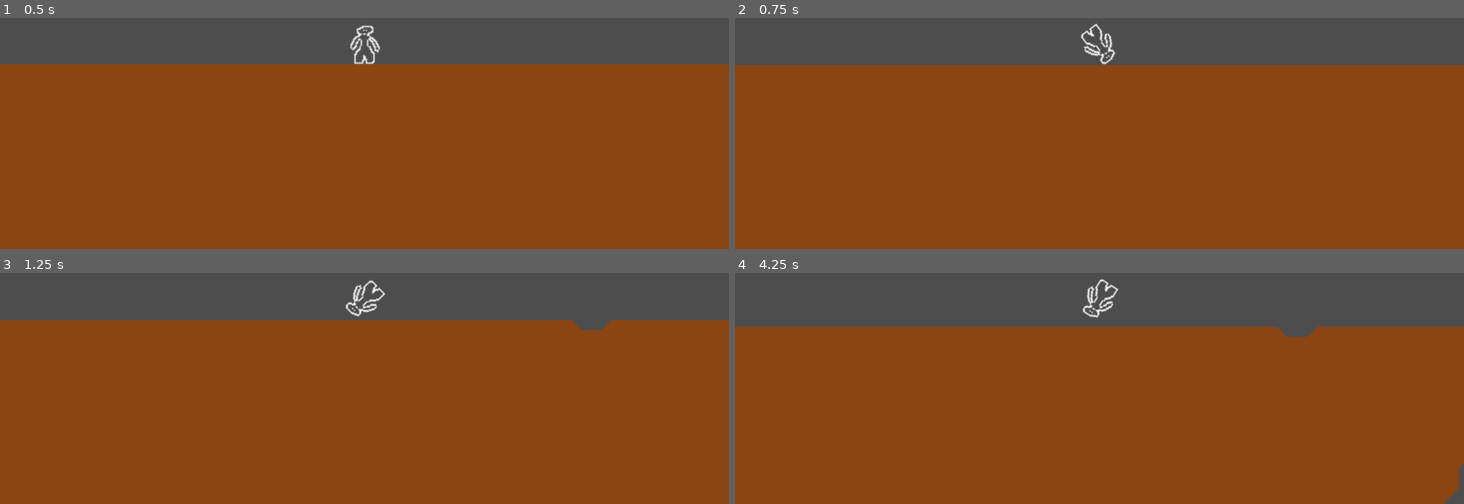
Above: before the commit, frames 1-4 (two rows, left to right).
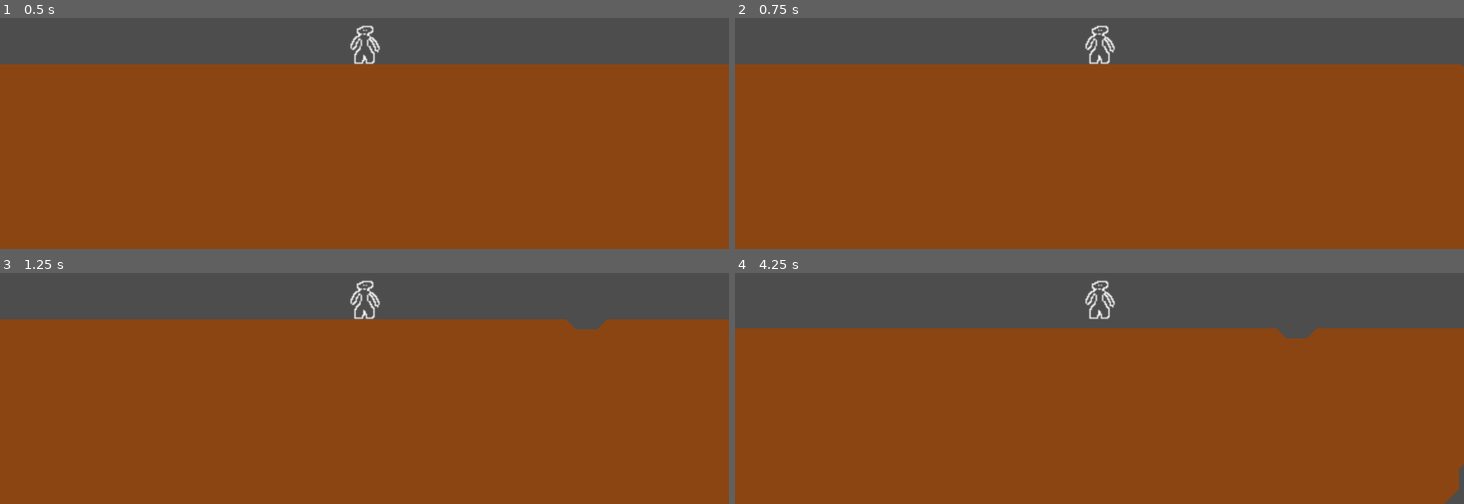
Above: after the commit, the same moments.

Repository: bingecraft-net/sandbox
Game: Godot game, scene res://marching_squares_demo.tscn
The game is run twice, just before and just after one commit, with the same random seed, the same clock (stepped at 60 frames per second) and the same inputs.
Inputs:
- Up to frame 1 (0.5 s): no input
- Up to frame 2 (0.75 s): tap Enter at 0.5 s; hold Right (ui_right) from 0.53 s (still down)
- Up to frame 3 (1.25 s): keep holding Right (ui_right)
- Up to frame 4 (4.25 s): release Right (ui_right) at 1.28 s; hold Down (ui_down) 1.28-2.03 s; tap Space at 2 s; hold Right (ui_right) 2.03-2.78 s; hold Up (ui_up) 2.78-3.53 s; hold Left (ui_left) from 3.53 s (still down)

Frame 1 is identical in both runs. In frame 2, 0.8% of the frame differs, in the area x 0-100%, y 2-22%; in frame 3, 0.9%; in frame 4, 1.2%, in the area x 0-100%, y 2-100%.

Commit message:
player - lock rotation and set friction to 0

Diff:
--- a/marching_squares_demo.tscn
+++ b/marching_squares_demo.tscn
@@ -6,6 +6,9 @@
 
 [sub_resource type="FastNoiseLite" id="FastNoiseLite_qsb6n"]
 frequency = 0.002
+
+[sub_resource type="PhysicsMaterial" id="PhysicsMaterial_ej658"]
+friction = 0.0
 
 [sub_resource type="CircleShape2D" id="CircleShape2D_qsb6n"]
 radius = 16.0
@@ -26,7 +29,9 @@
 
 [node name="RigidBody2D" type="RigidBody2D" parent="MovingCamera" unique_id=67412913]
 position = Vector2(0, -16)
+physics_material_override = SubResource("PhysicsMaterial_ej658")
 gravity_scale = 8.0
+lock_rotation = true
 
 [node name="Camera2D" type="Camera2D" parent="MovingCamera/RigidBody2D" unique_id=77251212]
 zoom = Vector2(2, 2)
